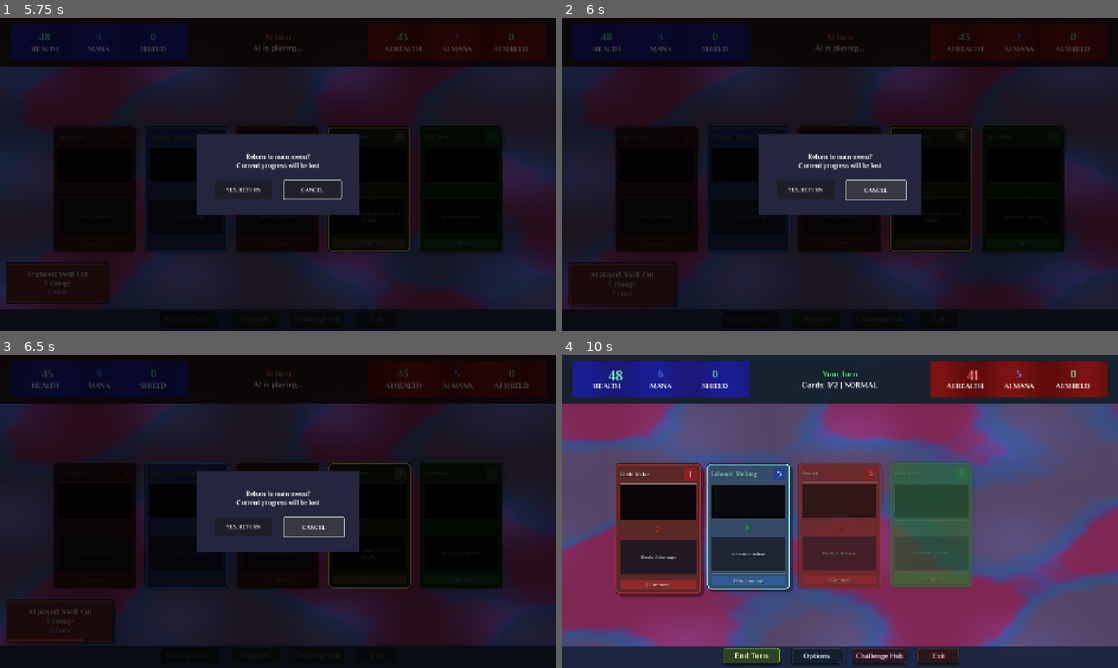
Above: before the commit, frames 1-4 (two rows, left to right).
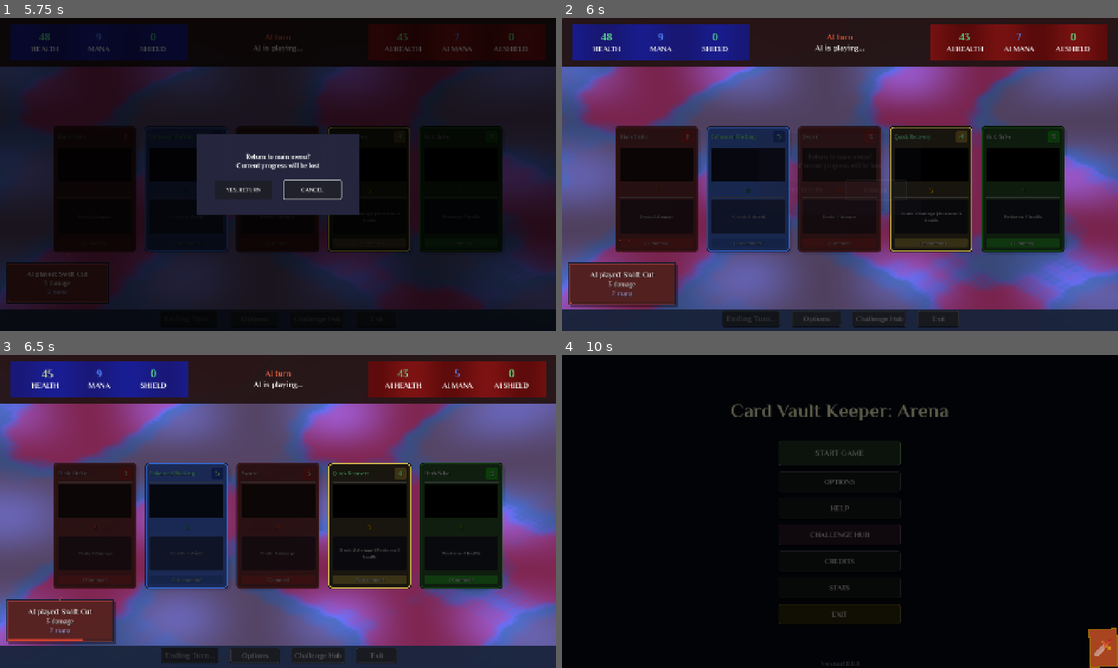
Above: after the commit, the same moments.

Repository: lextrack/Card-Vault-Keeper-Arena
Game: Godot game, scene res://scenes/Main.tscn
Same seed, same stepped clock (60 frames per second), same inputs: the game is played once before the commit and once after it. This scene is started directly instead of the project's main scene. Video files are missing from this copy of the repository; at most half a second of black plays in their place. Sound files missing from this copy of the repository are replaced by a short silence.
Inputs (mouse positions are in pixels of both pictures, inside the frame that each line leads up to):
- Up to frame 1 (5.75 s): tap Enter (game_select) at 0.5, 2.3, 5.3 s; move the mouse to (400, 158) at 0.52 s; hold Right (ui_right) 0.53-1.25 s; hold Enter (game_select) 0.53-1.25 s; click (400, 158) at 0.67 s; drag from (50, 190) to (250, 237) at 1.27 s; move the mouse to (94, 190) at 2.02 s; hold Right (ui_right) 2.03-2.75 s; hold Space (end_turn_specific) 2.03-2.75 s; click (94, 190) at 2.17 s; drag from (183, 190) to (111, 127) at 2.77 s; drag from (278, 190) to (305, 174) at 3.52 s; drag from (366, 190) to (194, 96) at 4.27 s; move the mouse to (461, 190) at 5.02 s; hold Escape (game_back) from 5.03 s (still down); hold C (ChallengeHub_access) from 5.03 s (still down); click (461, 190) at 5.17 s
- Up to frame 2 (6 s): release Escape (game_back) at 5.75 s; release C (ChallengeHub_access) at 5.75 s; click "CANCEL" at 5.75 s
- Up to frame 3 (6.5 s): no input
- Up to frame 4 (10 s): drag from (756, 433) to (728, 527) at 6.52 s; move the mouse to (962, 495) at 7.27 s; hold Up (ui_up) 7.28-8 s; hold C (ChallengeHub_access) 7.28-8 s; drag from (701, 527) to (812, 574) at 8.02 s; move the mouse to (795, 527) at 8.77 s; hold Escape (game_back) 8.78-9.5 s; hold C (ChallengeHub_access) 8.78-9.5 s; click (795, 527) at 8.92 s; drag from (884, 527) to (673, 464) at 9.52 s

Frame 1 is identical in both runs. In frame 2, 84% of the frame differs, in the area x 0-100%, y 0-100%; in frame 3, 84%; in frame 4, 97%.

Commit message:
Reverse logic exitconfirmationdialog

Diff:
--- a/scripts/ExitConfirmationDialog.gd
+++ b/scripts/ExitConfirmationDialog.gd
@@ -131,18 +131,13 @@
 	confirmation_overlay.visible = true
 	confirmation_overlay.modulate.a = 0.0
 
-	if main_scene.has_method("disable_game_input"):
-		main_scene.disable_game_input()
-
 	var tween = main_scene.create_tween()
 	tween.tween_property(confirmation_overlay, "modulate:a", 1.0, 0.3)
 
 	await tween.finished
 
-	await main_scene.get_tree().process_frame
-
 	if GameState.gamepad_mode:
-		cancel_button.grab_focus()
+		confirm_button.grab_focus()
 	else:
 		cancel_button.grab_focus()
 
@@ -158,29 +153,18 @@
 	confirmation_overlay.visible = false
 	is_showing = false
 
-	if main_scene.has_method("enable_game_input"):
-		main_scene.enable_game_input()
-
 func handle_input(event: InputEvent):
-	if not is_showing or not confirmation_overlay.visible:
-		return
-
 	if event.is_action_pressed("ui_accept") or event.is_action_pressed("game_select"):
 		if confirm_button.has_focus():
 			_on_confirm_exit()
-			return
 		elif cancel_button.has_focus():
 			_on_cancel_exit()
-			return
 	elif event.is_action_pressed("ui_cancel") or event.is_action_pressed("game_back"):
 		_on_cancel_exit()
-		return
 	elif event.is_action_pressed("ui_left"):
 		confirm_button.grab_focus()
-		return
 	elif event.is_action_pressed("ui_right"):
 		cancel_button.grab_focus()
-		return
 
 func _on_confirm_exit():
 	if main_scene.has_method("_play_ui_sound"):
--- a/scripts/Main.gd
+++ b/scripts/Main.gd
@@ -713,26 +713,6 @@
 
 	start_player_turn()
 
-func disable_game_input():
-	"""Desactiva completamente el input del juego mientras un diálogo está activo"""
-	if input_manager:
-		input_manager.disable_input()
-
-	# Liberar el foco de todos los botones del juego
-	if end_turn_button and end_turn_button.has_focus():
-		end_turn_button.release_focus()
-	if options_button and options_button.has_focus():
-		options_button.release_focus()
-	if challengehub_button and challengehub_button.has_focus():
-		challengehub_button.release_focus()
-	if exit_button and exit_button.has_focus():
-		exit_button.release_focus()
-
-func enable_game_input():
-	"""Re-activa el input del juego después de cerrar un diálogo"""
-	if input_manager and is_player_turn:
-		input_manager.enable_input()
-
 func start_game_music(is_new_game: bool = false):
 	if GlobalMusicManager:
 		if game_music_playlist.size() > 0:
@@ -1036,9 +1016,8 @@
 	if is_game_transitioning:
 		return
 
-	if confirmation_dialog and confirmation_dialog.is_showing:
+	if confirmation_dialog.is_showing:
 		confirmation_dialog.handle_input(event)
-		get_viewport().set_input_as_handled()
 		return
 
 	if event is InputEventJoypadButton and event.pressed:
